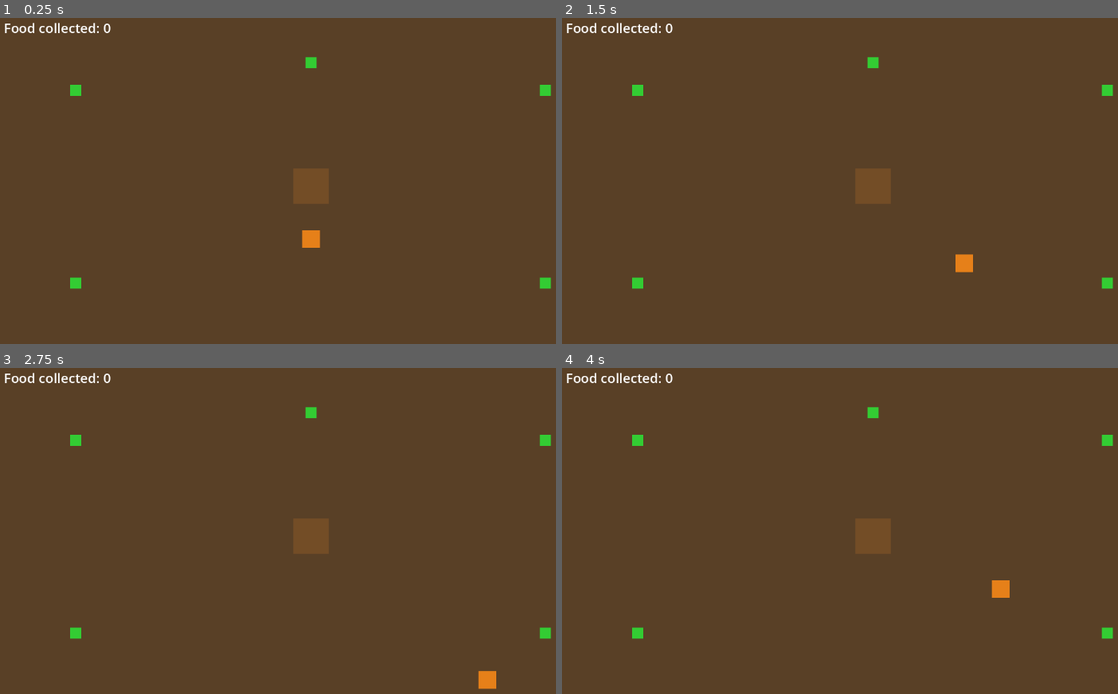
Above: before the commit, frames 1-4 (two rows, left to right).
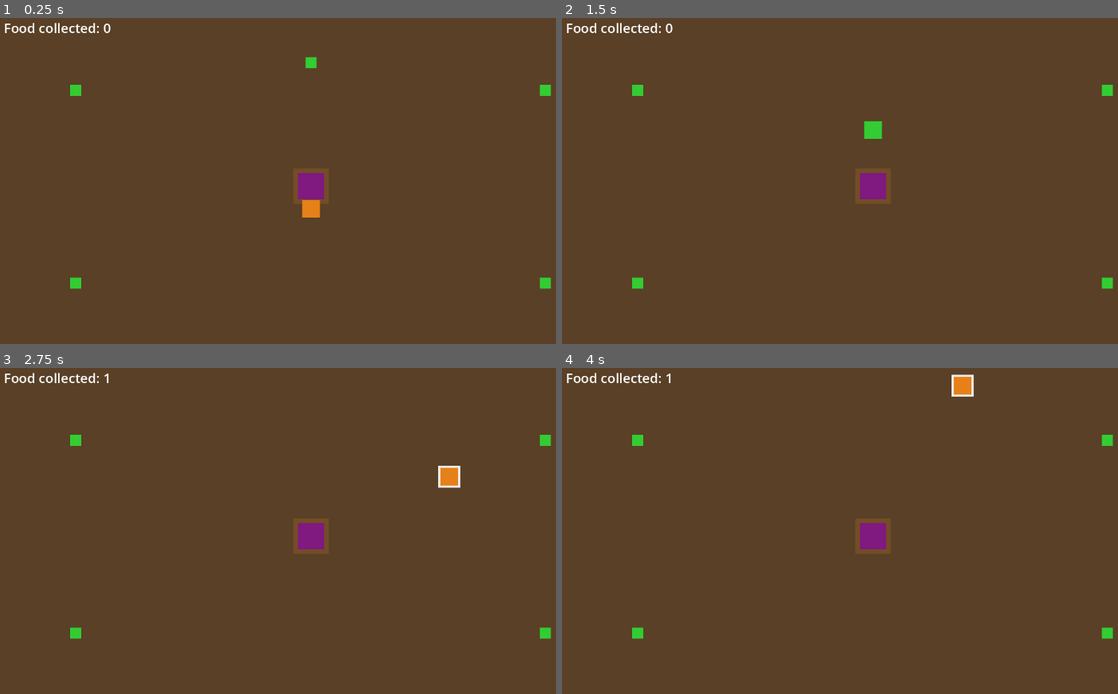
Above: after the commit, the same moments.

Repository: alexpett/colony
Game: Godot game, scene res://scenes/main.tscn
Same seed, same stepped clock (60 frames per second), same inputs: the game is played once before the commit and once after it.
Inputs (mouse positions are in pixels of both pictures, inside the frame that each line leads up to):
- Up to frame 1 (0.25 s): no input
- Up to frame 2 (1.5 s): move the mouse to (1012, 167) at 0.52 s; hold D 0.53-1.28 s; click (1012, 167) at 0.67 s; move the mouse to (745, 203) at 1.27 s; hold S from 1.28 s (still down); click (745, 203) at 1.42 s
- Up to frame 3 (2.75 s): move the mouse to (372, 456) at 2.02 s; release S at 2.03 s; hold D from 2.03 s (still down); click (372, 456) at 2.17 s
- Up to frame 4 (4 s): move the mouse to (840, 605) at 2.77 s; release D at 2.78 s; hold W 2.78-3.53 s; click (840, 605) at 2.92 s; move the mouse to (1062, 589) at 3.52 s; hold A from 3.53 s (still down); click (1062, 589) at 3.67 s

The runs differ from the first frame. In frame 1, 0.7% of the frame differs, in the area x 53-59%, y 47-71%; in frame 2, 0.8%; in frame 3, 0.9%, in the area x 18-90%, y 1-99%; in frame 4, 0.9%.

Commit message:
Add Queen, autonomous Foragers, and click-to-possess (v0.2)
Ants are autonomous by default (seek food, then colony, else wander) and
a Queen spawns a new Forager every 5 food delivered. Click an ant to take
direct control (WASD), click again or press Escape to release. Also
fixes food nodes double-registering a pickup from two ants in the same
frame, and stops ants from physically trapping each other against the
map boundary.

Co-Authored-By: Claude Sonnet 5 <noreply@anthropic.com>

Diff:
--- a/scenes/ant.tscn
+++ b/scenes/ant.tscn
@@ -9,10 +9,19 @@
 radius = 48.0
 
 [node name="Ant" type="CharacterBody2D"]
+collision_mask = 0
 script = ExtResource("1")
 
 [node name="CollisionShape2D" type="CollisionShape2D" parent="."]
 shape = SubResource("RectShape1")
+
+[node name="SelectionRing" type="ColorRect" parent="."]
+visible = false
+offset_left = -20.0
+offset_top = -20.0
+offset_right = 20.0
+offset_bottom = 20.0
+color = Color(1, 1, 1, 0.9)
 
 [node name="Visual" type="ColorRect" parent="."]
 offset_left = -16.0
--- a/scenes/main.tscn
+++ b/scenes/main.tscn
@@ -1,9 +1,10 @@
-[gd_scene load_steps=5 format=3]
+[gd_scene load_steps=6 format=3]
 
 [ext_resource type="Script" path="res://scripts/game_manager.gd" id="1"]
 [ext_resource type="PackedScene" path="res://scenes/ant.tscn" id="2"]
 [ext_resource type="PackedScene" path="res://scenes/food_node.tscn" id="3"]
 [ext_resource type="PackedScene" path="res://scenes/colony.tscn" id="4"]
+[ext_resource type="PackedScene" path="res://scenes/queen.tscn" id="5"]
 
 [node name="Main" type="Node2D"]
 script = ExtResource("1")
@@ -16,6 +17,9 @@
 color = Color(0.35, 0.25, 0.15, 1)
 
 [node name="Colony" parent="." instance=ExtResource("4")]
+position = Vector2(576, 324)
+
+[node name="Queen" parent="." instance=ExtResource("5")]
 position = Vector2(576, 324)
 
 [node name="FoodNodes" type="Node2D" parent="."]
--- /dev/null
+++ b/scenes/queen.tscn
@@ -0,0 +1,13 @@
+[gd_scene load_steps=2 format=3]
+
+[ext_resource type="Script" path="res://scripts/queen.gd" id="1"]
+
+[node name="Queen" type="Node2D"]
+script = ExtResource("1")
+
+[node name="Visual" type="ColorRect" parent="."]
+offset_left = -24.0
+offset_top = -24.0
+offset_right = 24.0
+offset_bottom = 24.0
+color = Color(0.5, 0.1, 0.5, 1)
--- a/scripts/ant.gd
+++ b/scripts/ant.gd
@@ -1,13 +1,15 @@
 extends CharacterBody2D
-## Forager ant. v0.1: player-controlled.
-## Detects food nodes (pick up) and the colony (deliver) via DetectionArea.
-## In v0.2, multiple foragers may exist at once and may be autonomous instead
-## of player-controlled — keep movement and detection logic self-contained here
-## so swapping the movement source later doesn't touch other scripts.
+## Forager ant. v0.2: autonomous by default (seeks the nearest food node,
+## then the colony to deliver, else wanders); GameManager flips
+## is_controlled via set_controlled() to hand it keyboard input instead.
+## Multiple Foragers can exist and act independently — click-to-possess and
+## spawn coordination live in GameManager/Queen, not here.
 
 signal food_delivered
 
 const SPEED := 220.0
+const WANDER_ARRIVAL_DIST := 8.0
+const TARGET_ARRIVAL_DIST := 4.0
 
 # Half the ant's visual/collision size. Used to keep the whole sprite (not
 # just its center) inside the map bounds. This is a fixed-map stopgap for
@@ -15,8 +17,13 @@
 const HALF_SIZE := 16.0
 
 var has_food: bool = false
+var is_controlled: bool = false
+
+var _wander_target: Vector2
+var _has_wander_target: bool = false
 
 @onready var visual: ColorRect = $Visual
+@onready var selection_ring: ColorRect = $SelectionRing
 
 
 func _ready() -> void:
@@ -27,9 +34,17 @@
 
 
 func _physics_process(_delta: float) -> void:
-	velocity = _get_input_direction() * SPEED
+	if is_controlled:
+		velocity = _get_input_direction() * SPEED
+	else:
+		velocity = _get_autonomous_direction() * SPEED
 	move_and_slide()
 	_clamp_to_map_bounds()
+
+
+func set_controlled(value: bool) -> void:
+	is_controlled = value
+	_update_visual()
 
 
 func _get_input_direction() -> Vector2:
@@ -48,6 +63,52 @@
 		input_dir = input_dir.normalized()
 
 	return input_dir
+
+
+func _get_autonomous_direction() -> Vector2:
+	var target := _get_autonomous_target()
+	var to_target := target - global_position
+	if to_target.length() < TARGET_ARRIVAL_DIST:
+		return Vector2.ZERO
+	return to_target.normalized()
+
+
+func _get_autonomous_target() -> Vector2:
+	if has_food:
+		var colony := get_tree().get_first_node_in_group("colony")
+		if colony is Node2D:
+			return (colony as Node2D).global_position
+	else:
+		var nearest_food := _find_nearest_food()
+		if nearest_food:
+			return nearest_food.global_position
+
+	return _get_wander_target()
+
+
+func _find_nearest_food() -> Node2D:
+	var nearest: Node2D = null
+	var nearest_dist := INF
+	for food in get_tree().get_nodes_in_group("food"):
+		if not (food is Node2D):
+			continue
+		var food_node := food as Node2D
+		var dist := global_position.distance_squared_to(food_node.global_position)
+		if dist < nearest_dist:
+			nearest_dist = dist
+			nearest = food_node
+	return nearest
+
+
+func _get_wander_target() -> Vector2:
+	if not _has_wander_target or global_position.distance_to(_wander_target) < WANDER_ARRIVAL_DIST:
+		var map_size := get_viewport_rect().size
+		_wander_target = Vector2(
+			randf_range(HALF_SIZE, map_size.x - HALF_SIZE),
+			randf_range(HALF_SIZE, map_size.y - HALF_SIZE)
+		)
+		_has_wander_target = true
+	return _wander_target
 
 
 func _clamp_to_map_bounds() -> void:
@@ -73,3 +134,5 @@
 		return
 	# Green while carrying food, orange while empty-handed.
 	visual.color = Color(0.2, 0.8, 0.2, 1.0) if has_food else Color(0.9, 0.5, 0.1, 1.0)
+	if selection_ring != null:
+		selection_ring.visible = is_controlled
--- a/scripts/food_node.gd
+++ b/scripts/food_node.gd
@@ -2,6 +2,11 @@
 ## A single static food source. v0.1: disappears entirely on collection.
 ## (A future phase could turn this into a depleting stack instead of a
 ## one-shot pickup — collect() is the seam to change for that.)
+
+# v0.2: multiple autonomous ants can overlap this node's detection area in
+# the same physics frame, before queue_free() actually removes it — this
+# guard stops two ants from both registering a pickup off one food node.
+var _collected: bool = false
 
 
 func _ready() -> void:
@@ -9,4 +14,7 @@
 
 
 func collect() -> void:
+	if _collected:
+		return
+	_collected = true
 	queue_free()
--- a/scripts/game_manager.gd
+++ b/scripts/game_manager.gd
@@ -1,14 +1,20 @@
 extends Node2D
-## Top-level coordinator for the main scene. Tracks the resource counter and
-## wires up any forager currently in the "foragers" group.
+## Top-level coordinator for the main scene. Tracks the resource counter,
+## registers every forager (existing or spawned later by the Queen), and
+## mediates which single ant is player-controlled at a time.
 ##
-## v0.2 note: when the Queen starts spawning new Forager instances at
-## runtime, have that spawn code call register_forager(new_ant) right after
-## instancing it. Nothing else here needs to change to support many ants.
+## Click-to-possess: a left click within CLICK_RADIUS of a forager takes
+## control of it (releasing whichever ant was previously controlled).
+## Clicking the currently-controlled ant again, or pressing Escape,
+## releases control back to autonomous behaviour.
+
+const CLICK_RADIUS := 40.0
 
 var food_collected: int = 0
+var controlled_ant: Node = null
 
 @onready var food_label: Label = $UI/FoodLabel
+@onready var queen: Node = $Queen
 
 
 func _ready() -> void:
@@ -25,6 +31,48 @@
 func _on_food_delivered() -> void:
 	food_collected += 1
 	_update_label()
+	queen.on_food_delivered()
+
+
+func _input(event: InputEvent) -> void:
+	# Deliberately _input rather than _unhandled_input: the ants' pickable
+	# CollisionObject2D shapes (CharacterBody2D + DetectionArea) consume the
+	# click before it reaches the unhandled stage, so this needs to see the
+	# event earlier in the dispatch order.
+	if event is InputEventMouseButton and event.pressed and event.button_index == MOUSE_BUTTON_LEFT:
+		_handle_click(get_global_mouse_position())
+	elif event.is_action_pressed("ui_cancel") and controlled_ant:
+		controlled_ant.set_controlled(false)
+		controlled_ant = null
+
+
+func _handle_click(click_pos: Vector2) -> void:
+	var target := _find_forager_near(click_pos)
+	if target == null:
+		return
+
+	if controlled_ant == target:
+		target.set_controlled(false)
+		controlled_ant = null
+		return
+
+	if controlled_ant:
+		controlled_ant.set_controlled(false)
+	target.set_controlled(true)
+	controlled_ant = target
+
+
+func _find_forager_near(click_pos: Vector2) -> Node:
+	var closest: Node = null
+	var closest_dist := INF
+	for forager in get_tree().get_nodes_in_group("foragers"):
+		if not (forager is Node2D):
+			continue
+		var dist: float = click_pos.distance_to((forager as Node2D).global_position)
+		if dist <= CLICK_RADIUS and dist < closest_dist:
+			closest_dist = dist
+			closest = forager
+	return closest
 
 
 func _update_label() -> void:
--- /dev/null
+++ b/scripts/queen.gd
@@ -0,0 +1,30 @@
+extends Node2D
+## Queen: sits at the nest and spawns new Foragers as food is delivered.
+## Spawn rule (v0.2, tunable): every FOOD_PER_SPAWN deliveries — by any
+## ant, autonomous or player-controlled — spawn one new Forager at the
+## Queen's position. GameManager calls on_food_delivered() once per
+## delivery; nothing else needs to change if that rule is retuned.
+
+const FORAGER_SCENE := preload("res://scenes/ant.tscn")
+const FOOD_PER_SPAWN := 5
+const SPAWN_SCATTER := 10.0
+
+var food_since_last_spawn: int = 0
+
+
+func on_food_delivered() -> void:
+	food_since_last_spawn += 1
+	if food_since_last_spawn >= FOOD_PER_SPAWN:
+		food_since_last_spawn = 0
+		_spawn_forager()
+
+
+func _spawn_forager() -> void:
+	var forager := FORAGER_SCENE.instantiate() as Node2D
+	var scatter := Vector2(randf_range(-SPAWN_SCATTER, SPAWN_SCATTER), randf_range(-SPAWN_SCATTER, SPAWN_SCATTER))
+
+	var game_manager := get_parent()
+	game_manager.add_child(forager)
+	forager.global_position = global_position + scatter
+	if game_manager.has_method("register_forager"):
+		game_manager.register_forager(forager)
Not shown, added: scripts/queen.gd.uid
